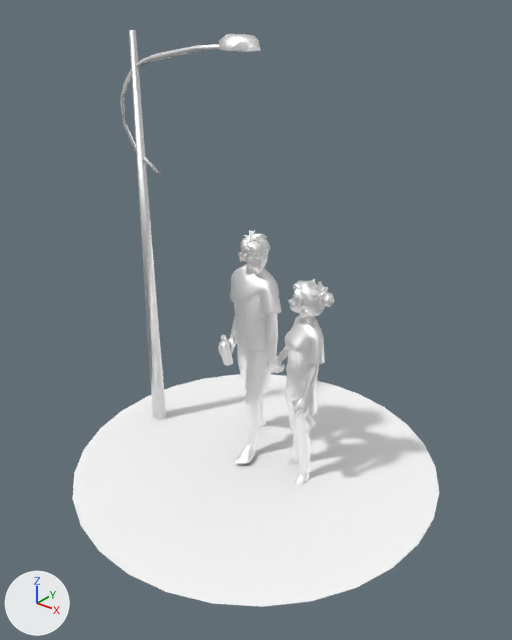
An edit to the glTF model love.gltf, drawn before and after from the same camera.
Both versions are drawn from a 50 mm camera at (0.00465, -0.00581, 0.00567) aimed at (0.00012, -0.00015, 0.00216). Arrows for +X, +Y and +Z are at lower left; the lights stay in place. The first picture is the older version. Where no turn or scale is listed for an object, it has been applied to the vertices. Vertices at exactly the same position are counted once.

The scene before the commit, as lines of its bpy script (objects in view):
```python
ob_circle = bpy.data.objects.new('Circle', me_circle)
ob_circle.location = (0.00071, 0.0, 0.0)
ob_cylinder_010_cylinder_012 = bpy.data.objects.new('Cylinder.010_Cylinder.012', me_cylinder_010_cylinder_012)
ob_cylinder_010_cylinder_012.location = (0.0, 0.0, 0.0)
ob_cylinder_012_cylinder_014 = bpy.data.objects.new('Cylinder.012_Cylinder.014', me_cylinder_012_cylinder_014)
ob_cylinder_012_cylinder_014.location = (0.00019, 0.0, 0.0)
ob_default = bpy.data.objects.new('Default', me_default)
ob_default.location = (0.0, 0.0, 0.0)
ob_x = bpy.data.objects.new('??', me_x)
ob_x.location = (0.0, 0.0, 0.0)
```
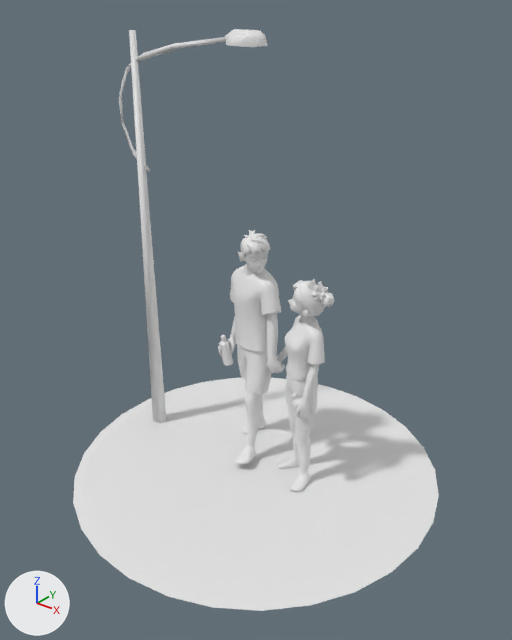
Pixel boxes (x1, y1, x2, y2) of what changed, in the pictures (512 x 640 px):
'dm', added: after (73, 378, 439, 611)
'??', deleted: before (73, 374, 439, 607)
'light', added: after (119, 29, 268, 423)
'Cylinder.010_Cylinder.012', deleted: before (129, 30, 166, 420)
'Circle', deleted: before (120, 44, 220, 174)
'Cylinder.012_Cylinder.014', deleted: before (219, 34, 261, 52)
part 1 of me_default, recoloured: before (218, 230, 335, 485); after (218, 230, 335, 492)

The change, as a list of edits to the scene's bpy script:
```text
Change me_default:
    where me_default.from_pydata(...)  # 6249 vertices, 12548 faces; spans x -0.00084..0.00084, y -0.0002..0.00082, z -0.00008..0.00299
    used by ob_default; location = (0.0, 0.0, 0.0)
    me_default part 1: 12518 faces spanning x -0.00084..0.00084, y -0.0002..0.00082, z -0.00008..0.00299 switch from mat_default_1 (white #ffffff) to no material
Add me_light:
    me_light.from_pydata(...)  # 73 vertices, 132 faces; spans x -0.00208..0.00012, y -0.00013..0.00013, z -0.00008..0.00519
Add me_dm:
    me_dm.from_pydata(...)  # 30 vertices, 29 faces; spans x -0.00229..0.00231, y -0.0023..0.0023, z 0.0
Remove ob_x:
    ob_x = bpy.data.objects.new('??', me_x)
    ob_x.location = (0.0, 0.0, 0.0)
Remove ob_cylinder_010_cylinder_012:
    ob_cylinder_010_cylinder_012 = bpy.data.objects.new('Cylinder.010_Cylinder.012', me_cylinder_010_cylinder_012)
    ob_cylinder_010_cylinder_012.location = (0.0, 0.0, 0.0)
Remove ob_circle:
    ob_circle = bpy.data.objects.new('Circle', me_circle)
    ob_circle.location = (0.00071, 0.0, 0.0)
Remove ob_cylinder_012_cylinder_014:
    ob_cylinder_012_cylinder_014 = bpy.data.objects.new('Cylinder.012_Cylinder.014', me_cylinder_012_cylinder_014)
    ob_cylinder_012_cylinder_014.location = (0.00019, 0.0, 0.0)
Add ob_light:
    ob_light = bpy.data.objects.new('light', me_light)
    ob_light.location = (0.0, 0.0, 0.0)
Add ob_dm:
    ob_dm = bpy.data.objects.new('dm', me_dm)
    ob_dm.location = (0.0, 0.0, -0.00006)
```
